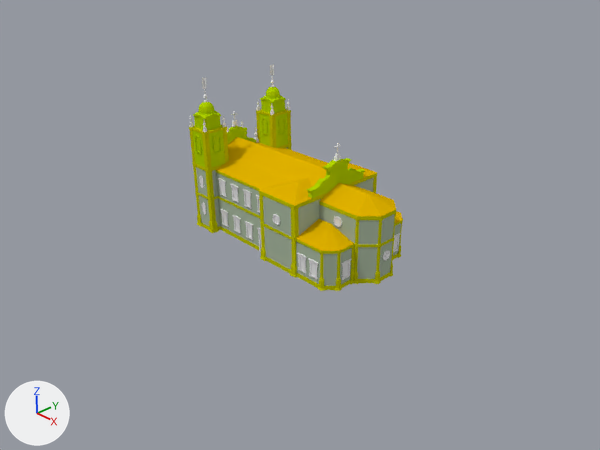
An edit to the Blender file blend/contrib/erd/igreja/igreja.blend, drawn before and after from the same camera.
One viewpoint serves both versions: the file's camera 'Camera'. Arrows for +X, +Y and +Z are at lower left; the lights stay in place.

The older version as bpy lines, for what is in view:
```python
me_igreja = bpy.data.meshes.new('igreja')
me_igreja.from_pydata(...)  # 5863 vertices, 9253 faces, 2 loose edges; spans x 245.0..640.0, y -135.0..74.0, z 170.0..453.0
# faces by material slot: [6706, 1254, 96, 63, 1134]
me_igreja.materials.append(mat_material)  # white #e7e7e7
me_igreja.materials.append(mat_obj_tx2sg1)  # green #b2d200
me_igreja.materials.append(mat_obj_tx4sg1)  # grey #a7b79f
me_igreja.materials.append(mat_obj_telhadosg1)  # yellow #e0b200
me_igreja.materials.append(mat_obj_tx3sg1)  # yellow #c3c300
ob_igreja = bpy.data.objects.new('igreja', me_igreja)
ob_igreja.location = (-3.89, 0.32, -1.38)
ob_igreja.scale = (0.01, 0.01, 0.01)
```
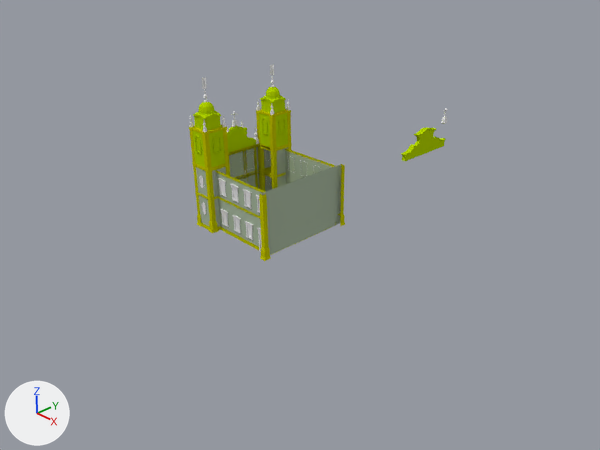
Commit message: Some removes to the igreja

What the commit changed:
me_igreja is used by ob_igreja; location (-3.89, 0.32, -1.38); scale (0.01, 0.01, 0.01).
me_igreja had 5863 vertices, 9253 faces, 2 loose edges and spanned x 245.0..640.0, y -135.0..74.0, z 170.0..453.0.
me_igreja now has 4546 vertices, 7182 faces, 5 loose edges and spans x 245.0..532.0, y -135.0..276.0, z 170.0..453.0.
me_igreja part 1: the loose piece of 20 vertices spanning x 524.0..531.0, y -36.0..-24.0, z 344.0..357.0 is moved by (0.0, 300.0, 0.0).
me_igreja part 2: the loose piece of 106 vertices spanning x 522.0..532.0, y -95.0..35.0, z 298.0..347.0 is moved by (0.0, 240.0, 0.0).
me_igreja part 3: 45 loose pieces with 1262 vertices, spanning x 479.0..640.0, y -132.0..72.0, z 170.0..307.0, are deleted.
Part 4, on me_igreja:
55 vertices are removed from x 259.0..531.0, y -131.0..70.0, z 170.0..324.0.
105 faces are deleted.
3 loose edges are added.
3 new faces join them, mat_obj_tx3sg1 (yellow #c3c300).
me_igreja no longer uses material mat_obj_telhadosg1 (yellow #e0b200).

Boxes [x1, y1, x2, y2] around the edits, measured in the pictures (600 x 450 px; the box of a moved part takes in the faces that stretch with it):
'igreja', reshaped (21% wider, 13% shorter)
    before: [189, 64, 403, 291]
    after: [189, 64, 448, 261]
part 1 of me_igreja, moved or reshaped
    before: [334, 153, 341, 161]
    after: [441, 116, 447, 124]
part 2 of me_igreja, moved or reshaped
    before: [306, 158, 365, 199]
    after: [401, 127, 446, 161]
part 3 of me_igreja, deleted
    before: [273, 176, 403, 291]
part 4 of me_igreja, cut back
    before: [216, 137, 377, 274]
    after: [340, 164, 344, 213]
